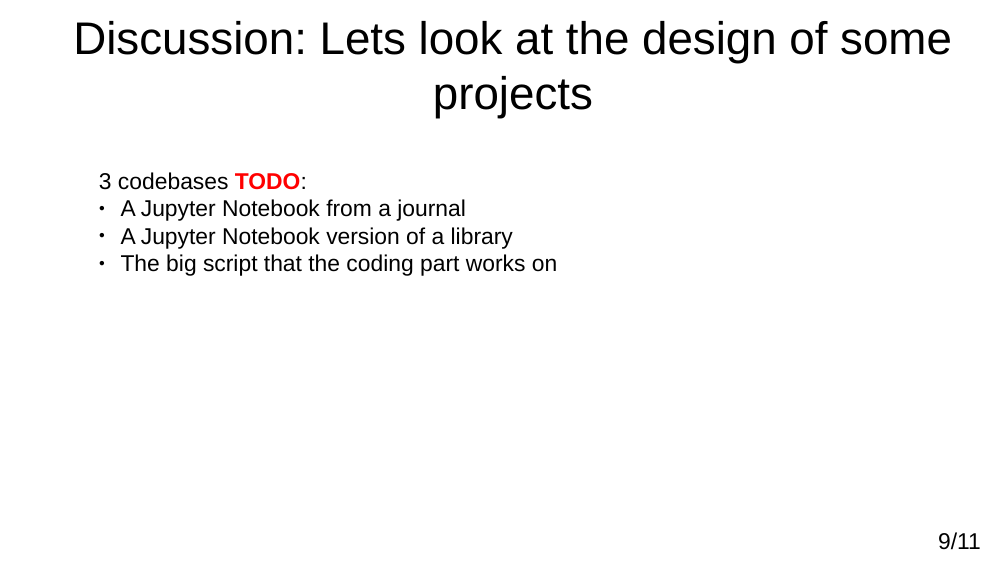
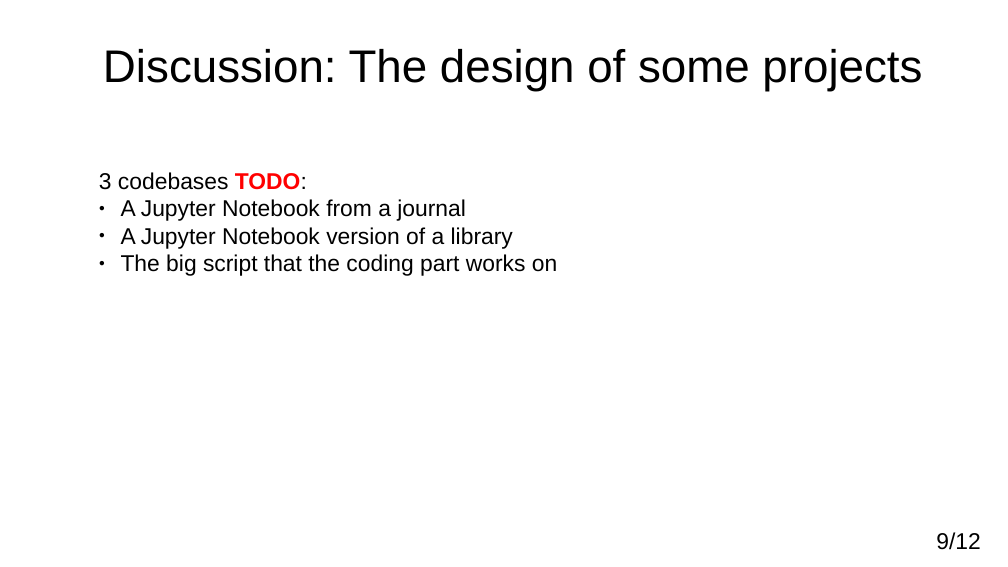
Before and after one commit to adamkewley/rse-meetups, a slide deck: slide 9 of 3_SoftwareDesign/PresentationSlides.odp. Drawn at 1008x567 pixels with LibreOffice and Linux fonts; fonts in the diff are those of the drawing. Boxes give left, top, right and bottom in pixels: in the first picture for what was removed or moved away, otherwise in the second. Text is boxed around its words. In the diff, an @@ line names an element or a change of style, - is before the commit and + after.

```diff
--- a/3_SoftwareDesign/PresentationSlides.odp
+++ b/3_SoftwareDesign/PresentationSlides.odp
@@ title at [103,49,922,91]: text changed @@
-Discussion: Lets look at the design of some projects
+Discussion: The design of some projects
@@ page number at [936,532,980,550]: text changed @@
-9/11
+9/12
```
Also in this commit, not shown: 5 other slides changed, 1 slide added.
